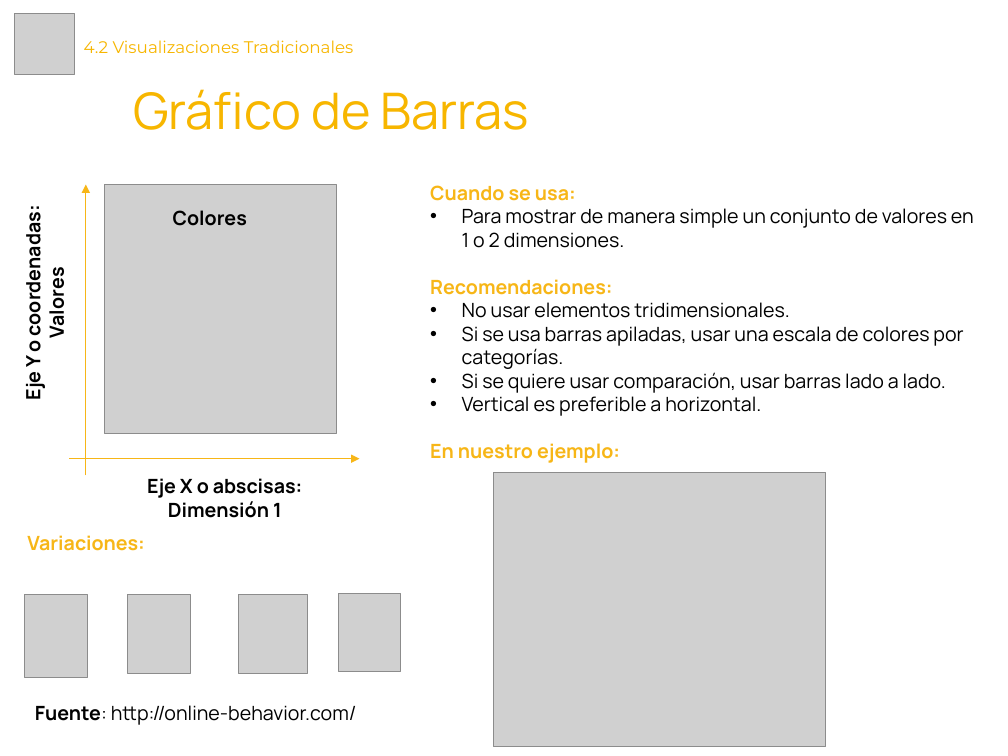
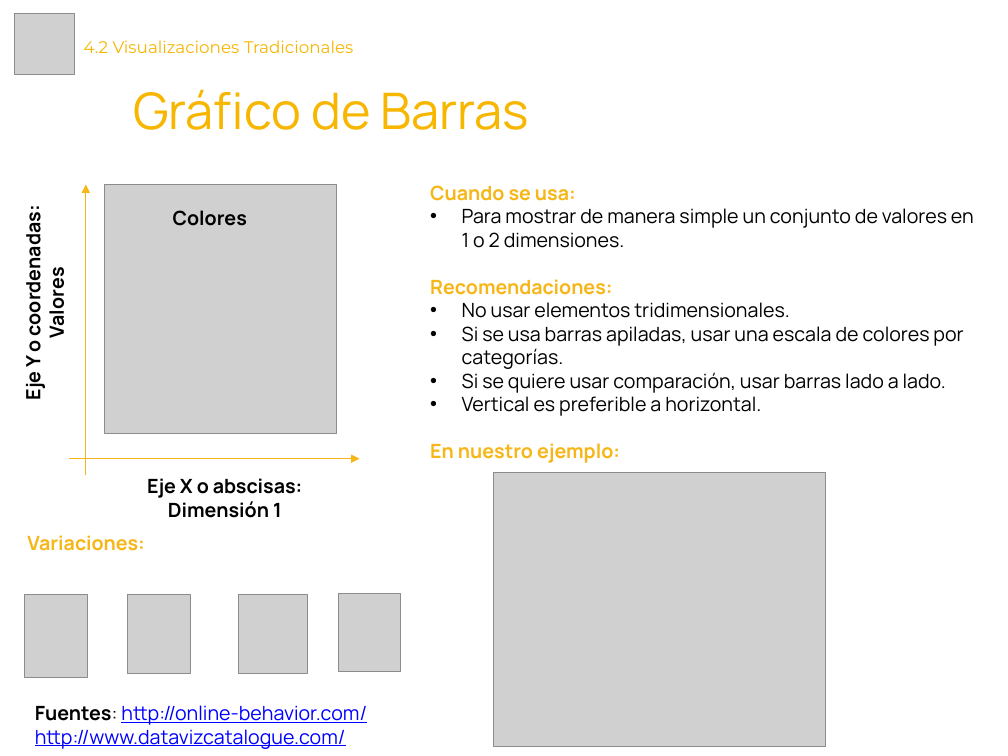
Before and after one commit to Laboratoria/curriculum, a slide deck: slide 2 of 18-data-visualization/Contenido Semana 2/4.2. Presentación - Visualizaciones Tradicionales.pptx. Drawn at 1008x756 pixels with LibreOffice and Linux fonts; fonts in the diff are those of the drawing; grey boxes stand for pictures. Boxes give left, top, right and bottom in pixels: in the first picture for what was removed or moved away, otherwise in the second. Text is boxed around its words. In the diff, an @@ line names an element or a change of style, - is before the commit and + after.

Commit message:
Actualizaciones Fuentes

```diff
--- a/18-data-visualization/Contenido Semana 2/4.2. Presentación - Visualizaciones Tradicionales.pptx
+++ b/18-data-visualization/Contenido Semana 2/4.2. Presentación - Visualizaciones Tradicionales.pptx
@@ text at (35, 705, 367, 749): text changed; text colour #000000 to #0000FF @@
-Fuente: http://online-behavior.com/
+Fuentes: http://online-behavior.com/
+http://www.datavizcatalogue.com/
```
Also in this commit, not shown: 4 other slides changed, 10 other files.
